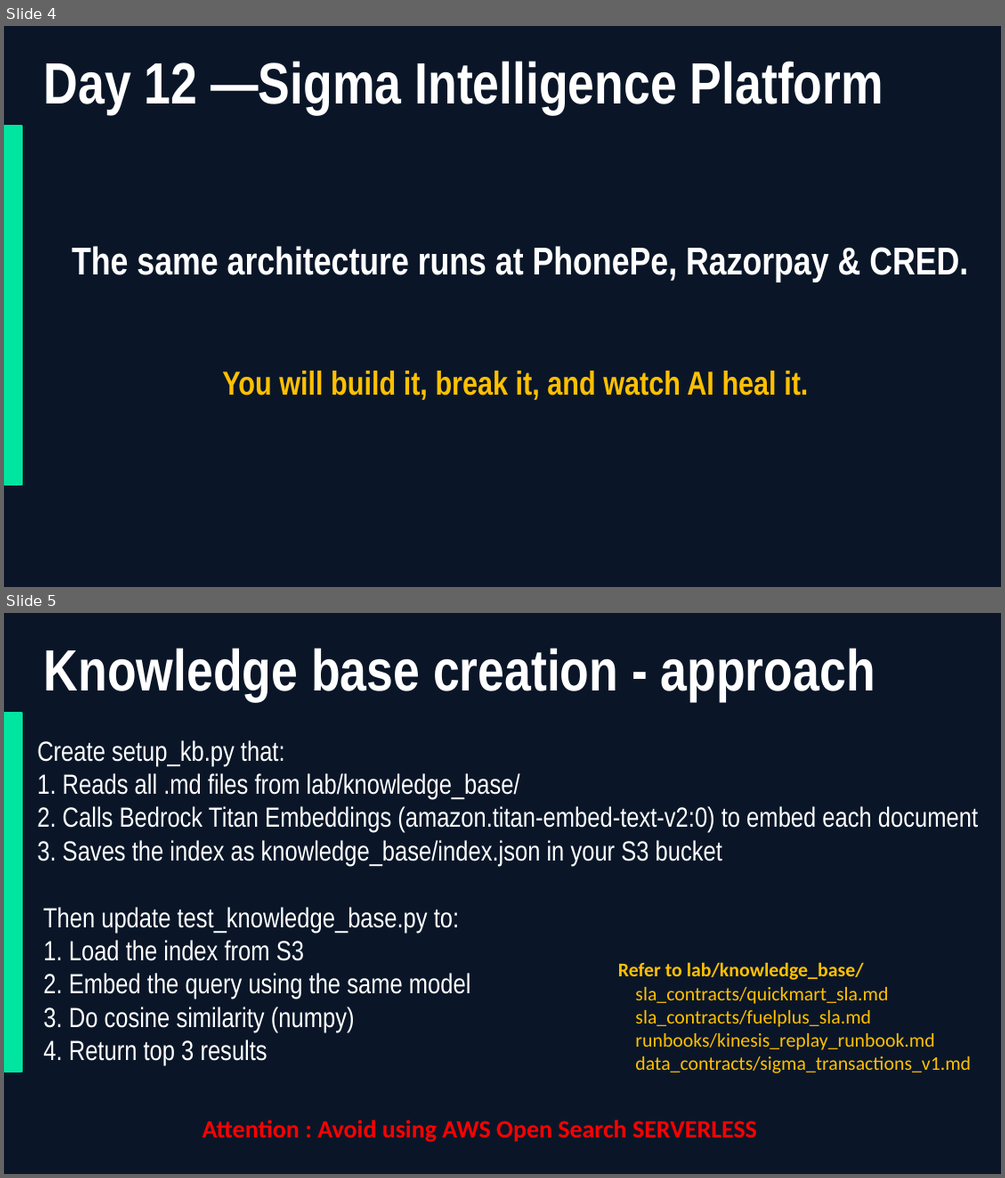
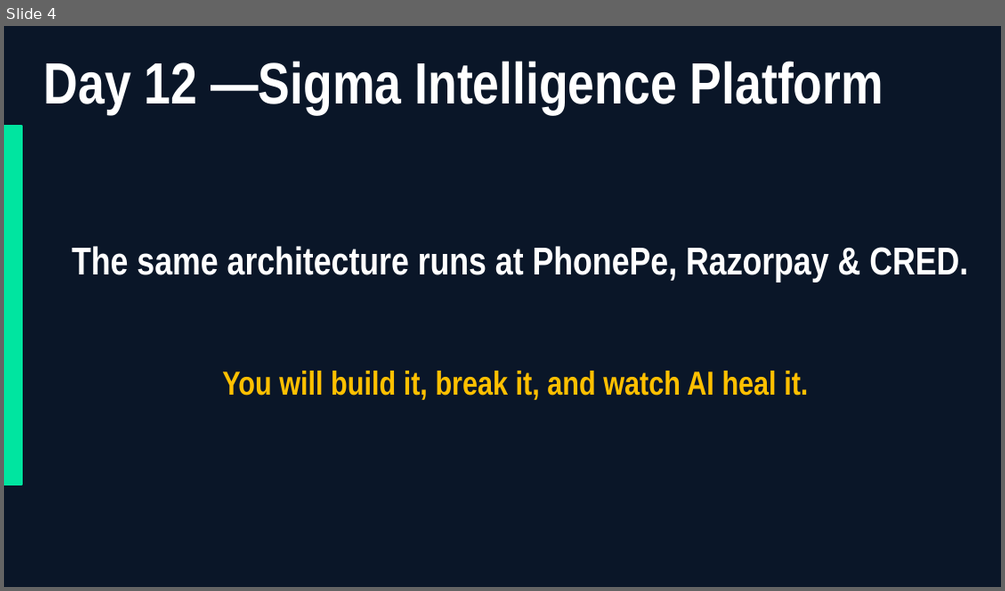
Before and after one commit to arnavggupta/sigma-genai-de, a slide deck: day12/Day12_Mini Capstone Project.pptx. Shown one above the other, each under a label of ours: slides 4 and 5 before the commit, slide 4 after it. The pictures are 1005x1178 and 1005x591 pixels, drawn with LibreOffice and Linux fonts; fonts in the diff are those of the drawing. Boxes give left, top, right and bottom in pixels: in the first picture for what was removed or moved away, otherwise in the second. Text is boxed around its words. In the diff, an @@ line names an element or a change of style, - is before the commit and + after.

```diff
--- a/day12/Day12_Mini Capstone Project.pptx
+++ b/day12/Day12_Mini Capstone Project.pptx
@@ slide 5 removed at [4, 613, 1001, 1174], background #0A1628 @@
@@ text removed at [44, 648, 875, 701] @@
-Knowledge base creation - approach
@@ rectangle removed at [4, 713, 22, 1071] @@
@@ text removed at [37, 740, 978, 1065] @@
-Create setup_kb.py that:
-1. Reads all .md files from lab/knowledge_base/
-2. Calls Bedrock Titan Embeddings (amazon.titan-embed-text-v2:0) to embed each document
-3. Saves the index as knowledge_base/index.json in your S3 bucket
-Then update test_knowledge_base.py to:
-1. Load the index from S3
-2. Embed the query using the same model
-3. Do cosine similarity (numpy)
-4. Return top 3 results
@@ text removed at [618, 962, 971, 1073] @@
-Refer to lab/knowledge_base/
-sla_contracts/quickmart_sla.md
-sla_contracts/fuelplus_sla.md
-runbooks/kinesis_replay_runbook.md
-data_contracts/sigma_transactions_v1.md
@@ text removed at [202, 1119, 757, 1142] @@
-Attention : Avoid using AWS Open Search SERVERLESS
```
Also in this commit, not shown: 24 other files.
